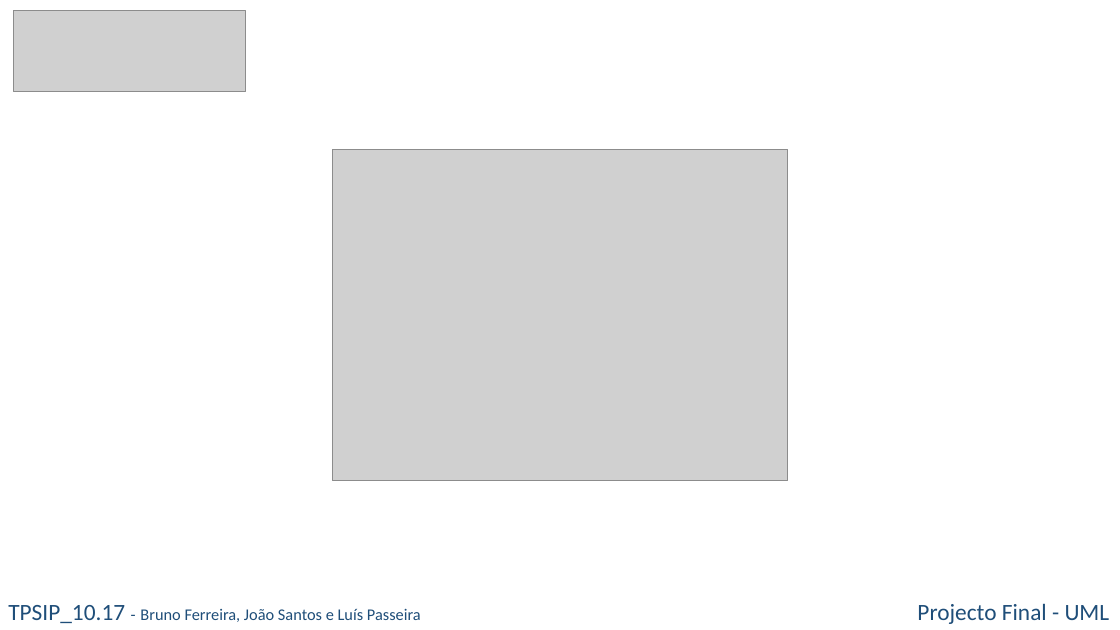
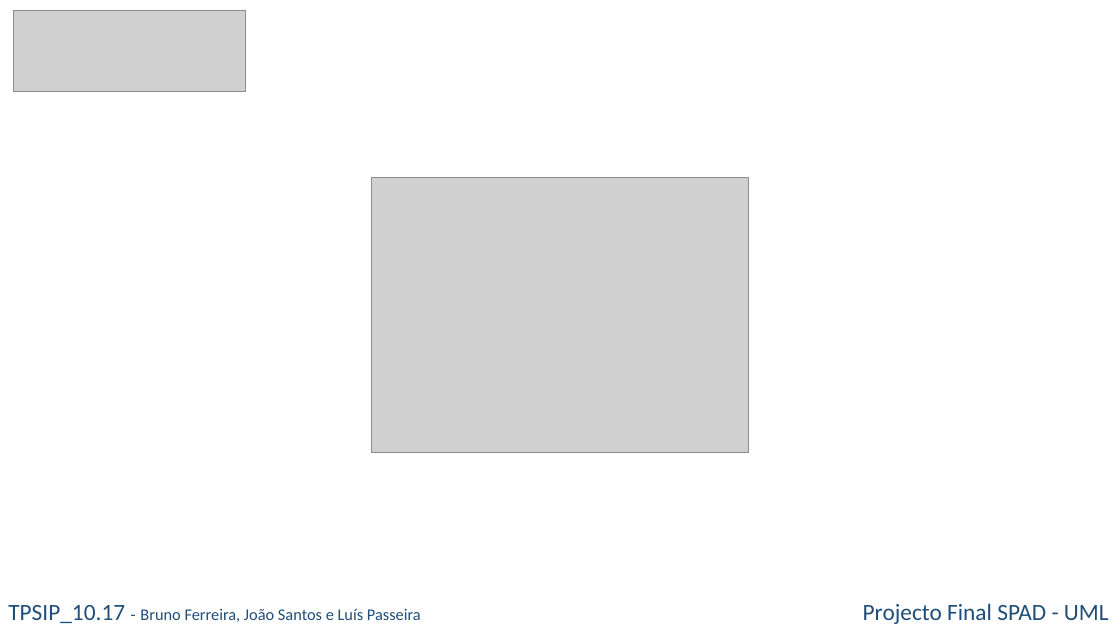
Before and after one commit to bmiguelmf/WizBall, a slide deck: slide 1 of 04 - Docs/01 - Project Manager/08 - UML/00 - Apresentação UML/UML Grupo 3.pptx. Drawn at 1120x630 pixels with LibreOffice and Linux fonts; fonts in the diff are those of the drawing; grey boxes stand for pictures. Boxes give left, top, right and bottom in pixels: in the first picture for what was removed or moved away, otherwise in the second. Text is boxed around its words. In the diff, an @@ line names an element or a change of style, - is before the commit and + after.

```diff
--- a/04 - Docs/01 - Project Manager/08 - UML/00 - Apresentação UML/UML Grupo 3.pptx
+++ b/04 - Docs/01 - Project Manager/08 - UML/00 - Apresentação UML/UML Grupo 3.pptx
@@ picture: place and size @@
-picture at (332, 150, 788, 481)
+picture at (371, 178, 749, 453)
@@ text at (863, 603, 1109, 624): text changed @@
-Projecto Final - UML
+Projecto Final SPAD - UML
```
Also in this commit, not shown: 8 other slides changed, 2 other files.
